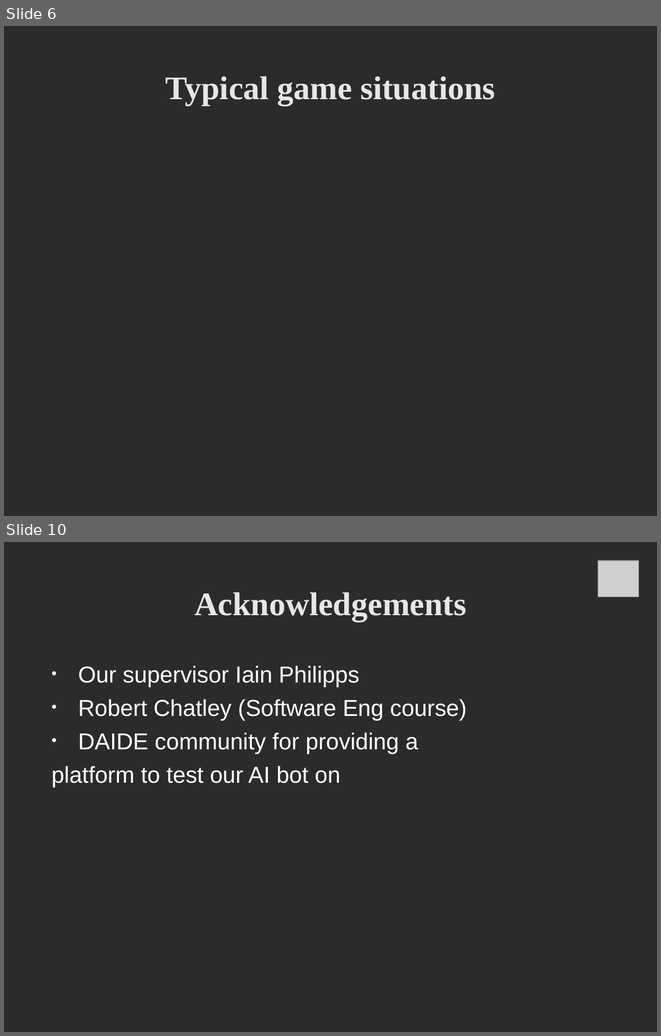
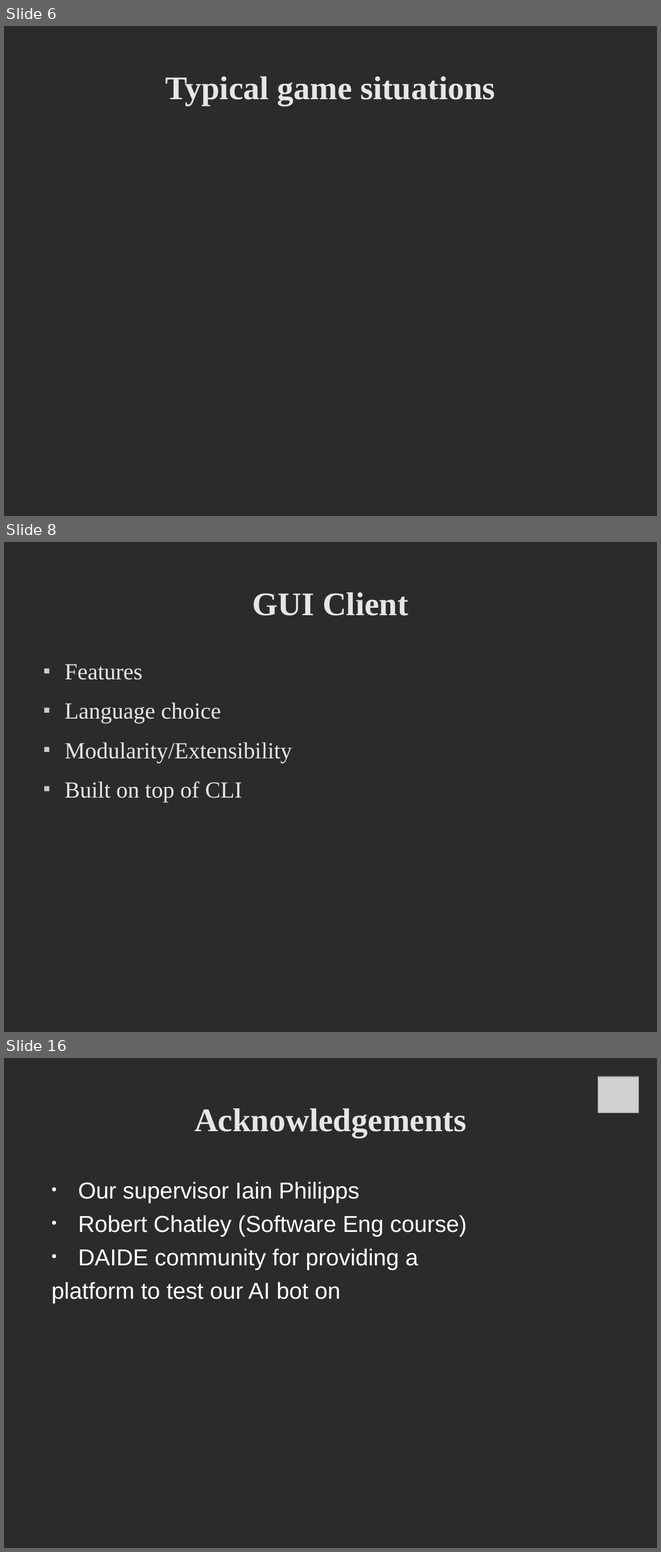
Before and after one commit to deltaluca/flappy, a slide deck: Presentation/ProjectDemonstration.odp. Shown one above the other, each under a label of ours: slides 6 and 10 before the commit, slides 6, 8 and 16 after it; the slides between them are not shown. The pictures are 661x1036 and 661x1552 pixels, drawn with LibreOffice and Linux fonts; fonts in the diff are those of the drawing; grey boxes stand for pictures; background and template pictures are left out; a plain dark background stands for a picture behind light text. Boxes give left, top, right and bottom in pixels: in the first picture for what was removed or moved away, otherwise in the second. Text is boxed around its words. In the diff, an @@ line names an element or a change of style, - is before the commit and + after.

```diff
--- a/Presentation/ProjectDemonstration.odp
+++ b/Presentation/ProjectDemonstration.odp
@@ slide 8 added at [4,542,657,1032], background picture (left out) @@
@@ title added at [253,592,408,616], 40 pt, text #E6E6E6, bold @@
+GUI Client
@@ text added at [64,664,292,802], 28 pt, text #E6E6E6 @@
+■ Features
+■ Language choice
+■ Modularity/Extensibility
+■ Built on top of CLI
@@ what was slide 10 is now slide 16 @@
```
Also in this commit, not shown: 3 slides changed, 9 other slides added, 4 slides removed.
